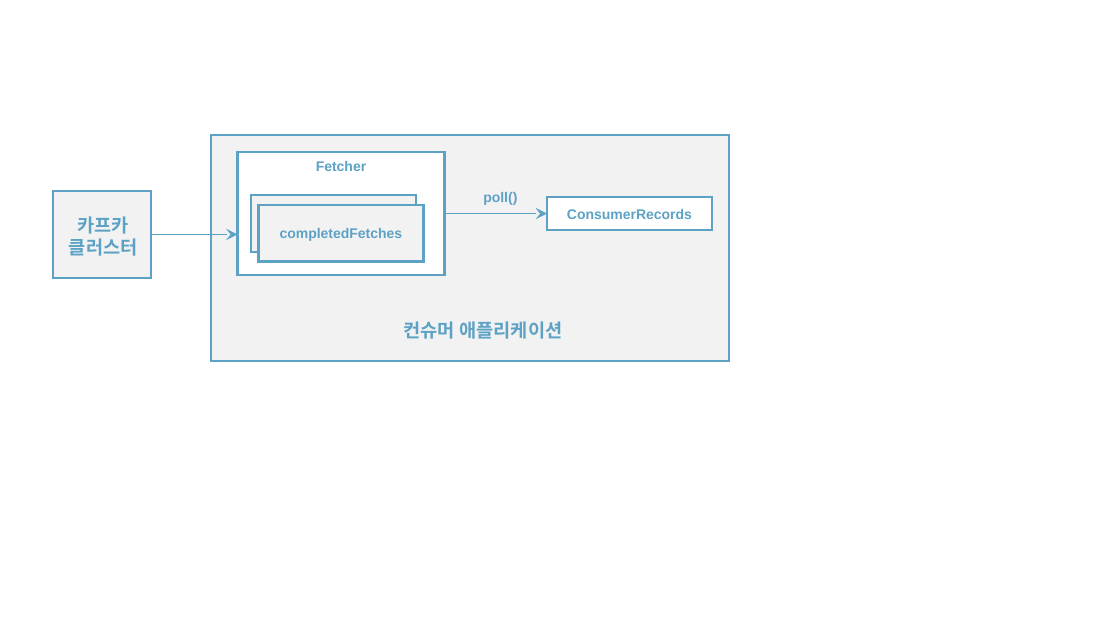
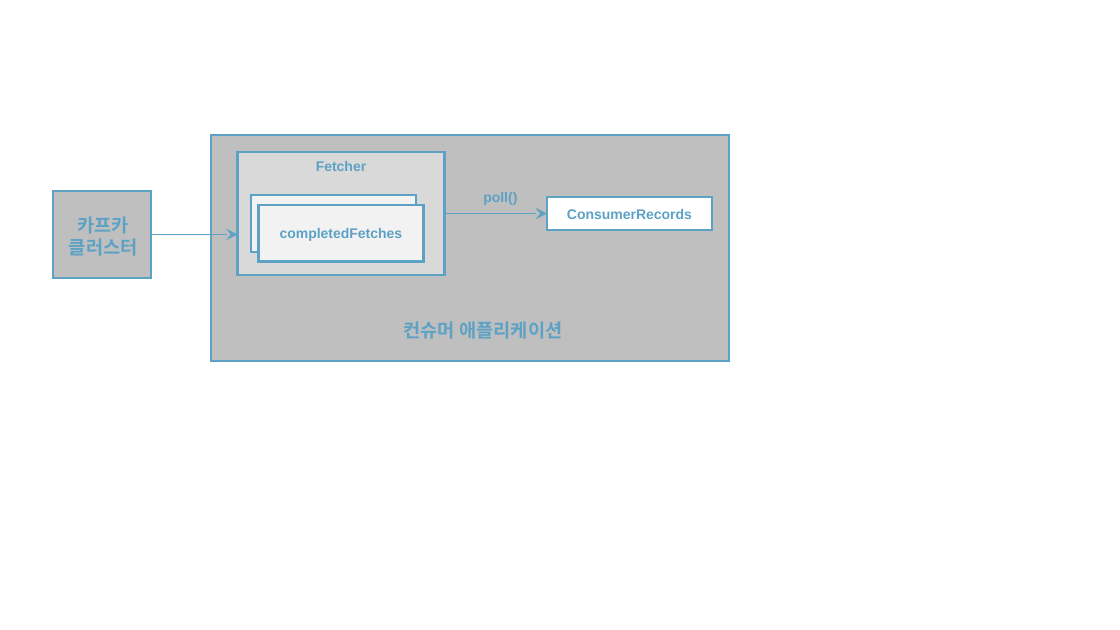
Before and after one commit to rudaks-han/book-summary, a slide deck: slide 20 of 아파치카프카_with자바/ref/프레젠테이션1.pptx. Drawn at 1120x630 pixels with LibreOffice and Linux fonts; fonts in the diff are those of the drawing. Boxes give left, top, right and bottom in pixels: in the first picture for what was removed or moved away, otherwise in the second. Text is boxed around its words. In the diff, an @@ line names an element or a change of style, - is before the commit and + after.

```diff
--- a/아파치카프카_with자바/ref/프레젠테이션1.pptx
+++ b/아파치카프카_with자바/ref/프레젠테이션1.pptx
@@ rectangle at (x1=211, y1=135, x2=729, y2=361): fill #F2F2F2 to #BFBFBF @@
@@ rectangle at (x1=238, y1=152, x2=444, y2=275): fill #FFFFFF to #D9D9D9 @@
@@ rectangle at (x1=53, y1=191, x2=151, y2=278): fill #F2F2F2 to #BFBFBF @@
```
Also in this commit, not shown: 4 other slides changed, 1 other file.
